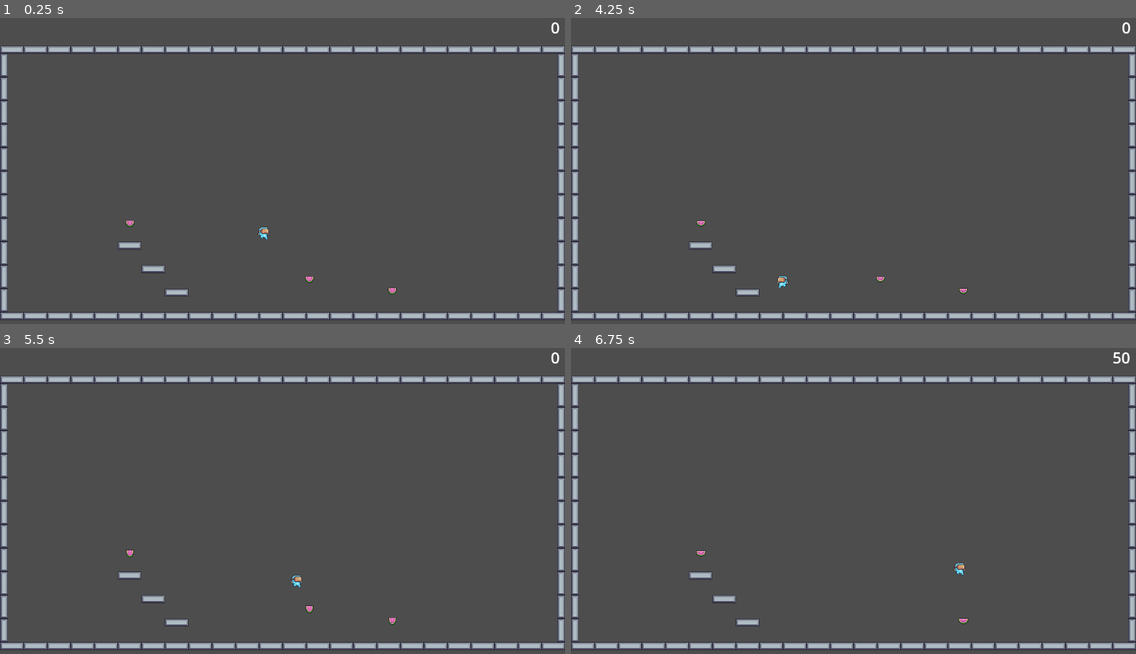
Above: before the commit, frames 1-4 (two rows, left to right).
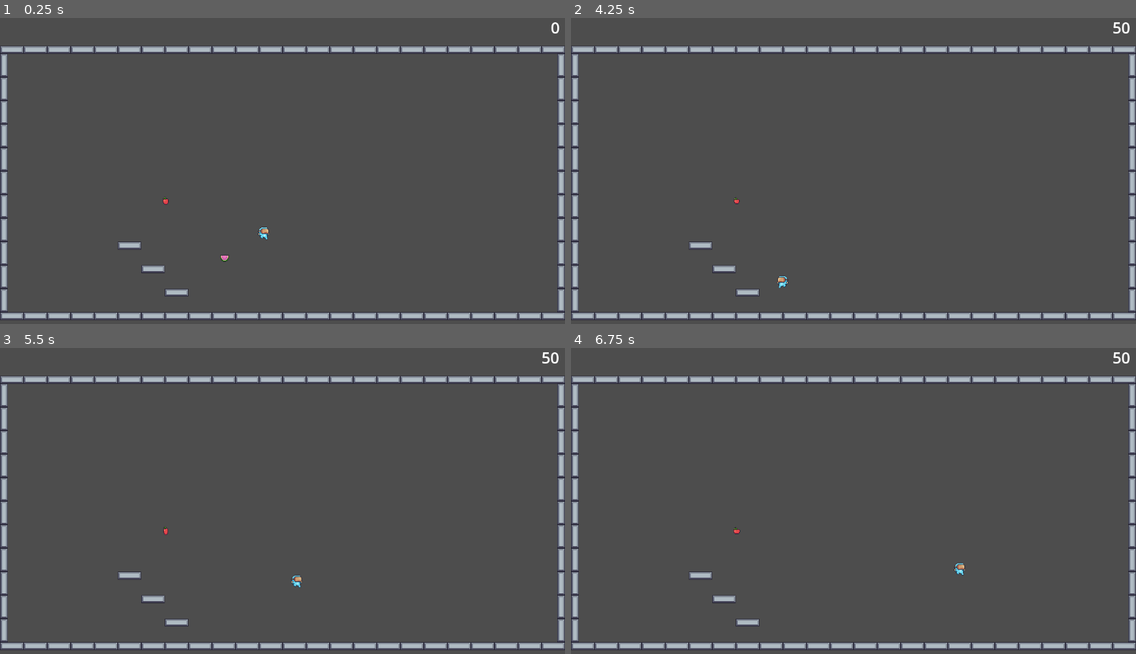
Above: after the commit, the same moments.

Repository: janzeman3/2D_jumping
Game: Godot game, scene res://main_screen.tscn
Same seed, same stepped clock (60 frames per second), same inputs: the game is played once before the commit and once after it.
Inputs:
- Up to frame 1 (0.25 s): no input
- Up to frame 2 (4.25 s): hold Right (right) 0.53-2.03 s; tap Space (jump) at 0.77, 1.52, 3.02, 3.77 s; hold Left (left) from 2.03 s (still down); tap Enter at 2.75 s
- Up to frame 3 (5.5 s): release Left (left) at 4.28 s; hold Right (right) from 4.28 s (still down); tap Space (jump) at 4.52 s
- Up to frame 4 (6.75 s): keep holding Right (right); tap Space (jump) at 6.02 s

The runs differ from the first frame. In frame 1, 0.1% of the frame differs, in the area x 22-71%, y 58-91%; in frame 2, 0.1%; in frame 3, 0.2%, in the area x 22-99%, y 1-91%; in frame 4, less than 0.1%.

Commit message:
Apple
Signed-off-by: Jan Zeman <major.su@seznam.cz>

Diff:
--- a/Items/melon.gd
+++ b/Engine/item.gd
@@ -1,8 +1,9 @@
 extends Area2D
 
-class_name Melon
-
 func _on_body_entered(body: Node2D) -> void:
+	print("hit")
 	if body is Character:
-		Game.addScore(50)
+		var score = get_meta("Score")
+		if score:
+			Game.addScore(score)
 		queue_free()
--- /dev/null
+++ b/Items/apple.tscn
@@ -0,0 +1,149 @@
+[gd_scene load_steps=22 format=3 uid="uid://e5hreo534tjb"]
+
+[ext_resource type="Script" uid="uid://bm3gvjxp4ytnh" path="res://Engine/item.gd" id="1_r4b5v"]
+[ext_resource type="Texture2D" uid="uid://bln8yl7xkvch5" path="res://PixelAdventure1/Fruits/Apple.png" id="2_haa05"]
+
+[sub_resource type="AtlasTexture" id="AtlasTexture_3j12a"]
+atlas = ExtResource("2_haa05")
+region = Rect2(0, 0, 32, 32)
+
+[sub_resource type="AtlasTexture" id="AtlasTexture_5ieyj"]
+atlas = ExtResource("2_haa05")
+region = Rect2(32, 0, 32, 32)
+
+[sub_resource type="AtlasTexture" id="AtlasTexture_wvogp"]
+atlas = ExtResource("2_haa05")
+region = Rect2(64, 0, 32, 32)
+
+[sub_resource type="AtlasTexture" id="AtlasTexture_buyec"]
+atlas = ExtResource("2_haa05")
+region = Rect2(96, 0, 32, 32)
+
+[sub_resource type="AtlasTexture" id="AtlasTexture_v7ct8"]
+atlas = ExtResource("2_haa05")
+region = Rect2(128, 0, 32, 32)
+
+[sub_resource type="AtlasTexture" id="AtlasTexture_30a1m"]
+atlas = ExtResource("2_haa05")
+region = Rect2(160, 0, 32, 32)
+
+[sub_resource type="AtlasTexture" id="AtlasTexture_6p4ec"]
+atlas = ExtResource("2_haa05")
+region = Rect2(192, 0, 32, 32)
+
+[sub_resource type="AtlasTexture" id="AtlasTexture_ksnh4"]
+atlas = ExtResource("2_haa05")
+region = Rect2(224, 0, 32, 32)
+
+[sub_resource type="AtlasTexture" id="AtlasTexture_wboli"]
+atlas = ExtResource("2_haa05")
+region = Rect2(256, 0, 32, 32)
+
+[sub_resource type="AtlasTexture" id="AtlasTexture_4urob"]
+atlas = ExtResource("2_haa05")
+region = Rect2(288, 0, 32, 32)
+
+[sub_resource type="AtlasTexture" id="AtlasTexture_o4lqj"]
+atlas = ExtResource("2_haa05")
+region = Rect2(320, 0, 32, 32)
+
+[sub_resource type="AtlasTexture" id="AtlasTexture_k2ml7"]
+atlas = ExtResource("2_haa05")
+region = Rect2(352, 0, 32, 32)
+
+[sub_resource type="AtlasTexture" id="AtlasTexture_cjs48"]
+atlas = ExtResource("2_haa05")
+region = Rect2(384, 0, 32, 32)
+
+[sub_resource type="AtlasTexture" id="AtlasTexture_j4sqa"]
+atlas = ExtResource("2_haa05")
+region = Rect2(416, 0, 32, 32)
+
+[sub_resource type="AtlasTexture" id="AtlasTexture_jrkhl"]
+atlas = ExtResource("2_haa05")
+region = Rect2(448, 0, 32, 32)
+
+[sub_resource type="AtlasTexture" id="AtlasTexture_iyflp"]
+atlas = ExtResource("2_haa05")
+region = Rect2(480, 0, 32, 32)
+
+[sub_resource type="AtlasTexture" id="AtlasTexture_js3er"]
+atlas = ExtResource("2_haa05")
+region = Rect2(512, 0, 32, 32)
+
+[sub_resource type="SpriteFrames" id="SpriteFrames_egkrc"]
+animations = [{
+"frames": [{
+"duration": 1.0,
+"texture": SubResource("AtlasTexture_3j12a")
+}, {
+"duration": 1.0,
+"texture": SubResource("AtlasTexture_5ieyj")
+}, {
+"duration": 1.0,
+"texture": SubResource("AtlasTexture_wvogp")
+}, {
+"duration": 1.0,
+"texture": SubResource("AtlasTexture_buyec")
+}, {
+"duration": 1.0,
+"texture": SubResource("AtlasTexture_v7ct8")
+}, {
+"duration": 1.0,
+"texture": SubResource("AtlasTexture_30a1m")
+}, {
+"duration": 1.0,
+"texture": SubResource("AtlasTexture_6p4ec")
+}, {
+"duration": 1.0,
+"texture": SubResource("AtlasTexture_ksnh4")
+}, {
+"duration": 1.0,
+"texture": SubResource("AtlasTexture_wboli")
+}, {
+"duration": 1.0,
+"texture": SubResource("AtlasTexture_4urob")
+}, {
+"duration": 1.0,
+"texture": SubResource("AtlasTexture_o4lqj")
+}, {
+"duration": 1.0,
+"texture": SubResource("AtlasTexture_k2ml7")
+}, {
+"duration": 1.0,
+"texture": SubResource("AtlasTexture_cjs48")
+}, {
+"duration": 1.0,
+"texture": SubResource("AtlasTexture_j4sqa")
+}, {
+"duration": 1.0,
+"texture": SubResource("AtlasTexture_jrkhl")
+}, {
+"duration": 1.0,
+"texture": SubResource("AtlasTexture_iyflp")
+}, {
+"duration": 1.0,
+"texture": SubResource("AtlasTexture_js3er")
+}],
+"loop": true,
+"name": &"idle",
+"speed": 20.0
+}]
+
+[sub_resource type="CircleShape2D" id="CircleShape2D_r4b5v"]
+radius = 5.0
+
+[node name="Apple" type="Area2D"]
+script = ExtResource("1_r4b5v")
+metadata/Score = 15
+
+[node name="AnimatedSprite2D" type="AnimatedSprite2D" parent="."]
+sprite_frames = SubResource("SpriteFrames_egkrc")
+animation = &"idle"
+autoplay = "idle"
+frame_progress = 0.840326
+
+[node name="CollisionShape2D" type="CollisionShape2D" parent="."]
+shape = SubResource("CircleShape2D_r4b5v")
+
+[connection signal="body_entered" from="." to="." method="_on_body_entered"]
--- a/Items/melon.tscn
+++ b/Items/melon.tscn
@@ -1,6 +1,6 @@
 [gd_scene load_steps=22 format=3 uid="uid://cbxqrq424k80c"]
 
-[ext_resource type="Script" uid="uid://bm3gvjxp4ytnh" path="res://Items/melon.gd" id="1_08dla"]
+[ext_resource type="Script" uid="uid://bm3gvjxp4ytnh" path="res://Engine/item.gd" id="1_08dla"]
 [ext_resource type="Texture2D" uid="uid://duch00cx1qf1h" path="res://PixelAdventure1/Fruits/Melon.png" id="1_o1ayq"]
 
 [sub_resource type="AtlasTexture" id="AtlasTexture_08dla"]
@@ -135,12 +135,13 @@
 
 [node name="Melon" type="Area2D"]
 script = ExtResource("1_08dla")
+metadata/Score = 50
 
 [node name="AnimatedSprite2D" type="AnimatedSprite2D" parent="."]
 sprite_frames = SubResource("SpriteFrames_qfdug")
 animation = &"idle"
 autoplay = "idle"
-frame_progress = 0.989379
+frame_progress = 0.0439262
 
 [node name="CollisionShape2D" type="CollisionShape2D" parent="."]
 shape = SubResource("ConvexPolygonShape2D_dx7yx")
--- a/main_screen.tscn
+++ b/main_screen.tscn
@@ -1,9 +1,10 @@
-[gd_scene load_steps=7 format=3 uid="uid://nwo4rfyrij3u"]
+[gd_scene load_steps=8 format=3 uid="uid://nwo4rfyrij3u"]
 
 [ext_resource type="Script" uid="uid://dcylw31kqn7gk" path="res://main_screen.gd" id="1_kwhh3"]
 [ext_resource type="Texture2D" uid="uid://coqkbni8qdmwx" path="res://PixelAdventure1/Terrain/Terrain (16x16).png" id="1_tjn2e"]
 [ext_resource type="PackedScene" uid="uid://cbxqrq424k80c" path="res://Items/melon.tscn" id="3_7a4el"]
 [ext_resource type="PackedScene" uid="uid://u0png8js0xcq" path="res://Characters/virtual_guy.tscn" id="5_4sclt"]
+[ext_resource type="PackedScene" uid="uid://e5hreo534tjb" path="res://Items/apple.tscn" id="5_ywh4s"]
 
 [sub_resource type="TileSetAtlasSource" id="TileSetAtlasSource_w0p2i"]
 texture = ExtResource("1_tjn2e")
@@ -273,10 +274,7 @@
 position = Vector2(537, 440)
 
 [node name="Melon" parent="." instance=ExtResource("3_7a4el")]
-position = Vector2(265, 443)
-
-[node name="Melon2" parent="." instance=ExtResource("3_7a4el")]
-position = Vector2(631, 557)
-
-[node name="Melon3" parent="." instance=ExtResource("3_7a4el")]
-position = Vector2(800, 581)
+position = Vector2(458, 514)
+
+[node name="Apple" parent="." instance=ExtResource("5_ywh4s")]
+position = Vector2(338, 398)
Renamed: Items/melon.gd.uid -> Engine/item.gd.uid
